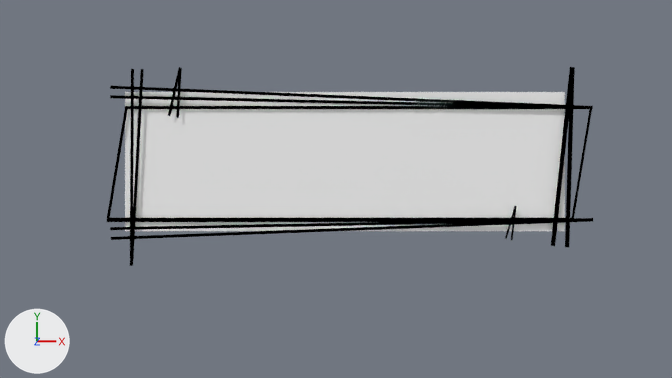
One commit to the Blender file resources/challenge_canvas.blend: the scene before it, then after it.
Before and after are seen from the file's camera 'Camera'. Lighting does not change. The marker at lower left points along +X, +Y and +Z.

The first picture shows 'Plane.002', 'Plane.003', 'canvas_frame', 'lower_canvas_sticks', 'lower_sm_stick', 'main_canvas', 'upper_canvas_sticks', 'upper_sm_sticks'.
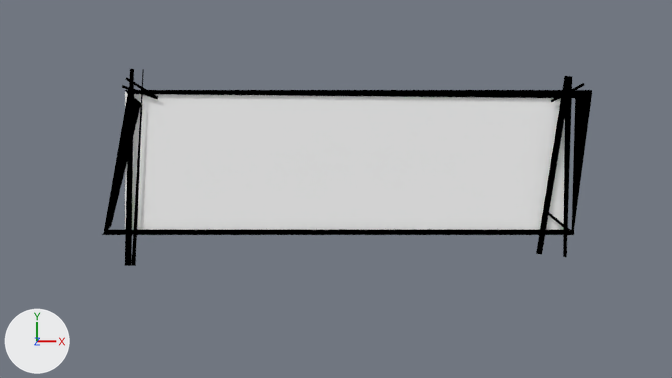
Changed parts and their boxes (x1, y1, x2, y2) in the pictures (672 x 378 px):
'main_canvas', reshaped (11% wider, 41% taller)
    before: (125, 92, 565, 231)
    after: (102, 69, 592, 266)
'canvas_frame', deleted (black)
    before: (107, 106, 592, 222)
'lower_canvas_sticks', deleted (black)
    before: (110, 218, 593, 240)
'upper_canvas_sticks', deleted (black)
    before: (110, 86, 593, 109)
'Plane.002', deleted (black)
    before: (551, 67, 575, 247)
'Plane.003', deleted (black)
    before: (130, 69, 144, 266)
'upper_sm_sticks', deleted
    before: (168, 67, 182, 118)
'lower_sm_stick', deleted
    before: (505, 206, 517, 240)
part 1 of me_plane, added (black)
    after: (102, 90, 592, 235)
part 2 of me_plane, added (black)
    after: (122, 69, 584, 266)

Patch to the scene script:
```diff
--- a/resources/challenge_canvas.blend.py
+++ b/resources/challenge_canvas.blend.py
@@ me_plane @@
 # used by ob_main_canvas; location = (0.31, -0.2, 0.0); scale = (5.41, 1.71, 1.71)
 # verts and faces of me_plane; kept vertices keep their numbers, new ones are numbered from 4
-me_plane.from_pydata(...)  # 4 vertices, 1 face; spans x -1.0..1.0, y -1.0..1.0, z 0.0
+me_plane.from_pydata(...)  # 57 vertices, 17 faces, 4 loose edges; spans x -1.1..1.12, y -1.49..1.32, z 0.0..0.07
+# me_plane part 1: a new loose piece of 16 vertices spanning x -1.1..1.12, y -1.05..1.02, z 0.04, in mat_blacksticks (black #000000)
+# me_plane part 2
+verts[4] = (-1.01, 1.06, 0.07)  # pixel (121, 87)
+verts[5] = (-0.85, 0.89, 0.07)  # pixel (157, 99)
+verts[6] = (1.05, -0.95, 0.07)
+verts[7] = (0.9, -0.72, 0.07)  # pixel (544, 211)
+verts[8] = (1.03, -1.06, 0.07)  # pixel (573, 235)
+for new, old in zip([*range(9, 14)], [*range(4, 9)]): verts[new] = verts[old] + (0.01, 0.03, 0.0)
+verts[14] = (-0.99, 1.17, 0.07)  # pixel (125, 79)
+verts[15] = (1.06, 1.19, 0.07)
+verts[16] = (0.93, 0.84, 0.07)  # pixel (551, 102)
+verts[17] = (1.08, 1.09, 0.07)  # pixel (584, 85)
+for new, old in zip([*range(18, 22)], [*range(14, 18)]): verts[new] = verts[old] + (0.0, 0.03, 0.0)
+verts[22] = (1.03, 1.21, 0.07)  # pixel (572, 76)
+verts[23] = (1.0, 1.22, 0.07)  # pixel (565, 75)
+verts[24] = (1.0, -1.37, 0.07)  # pixel (566, 257)
+verts[25] = (0.99, -1.36, 0.07)  # pixel (563, 256)
+verts[26] = (1.02, 1.21, 0.07)  # pixel (571, 76)
+verts[27] = (0.99, 1.22, 0.07)  # pixel (564, 75)
+verts[28] = (0.89, -1.33, 0.07)  # pixel (541, 254)
+verts[29] = (0.86, -1.31, 0.07)  # pixel (536, 253)
+verts[30] = (-0.85, 0.88, 0.07)  # pixel (157, 99)
+verts[31] = (-0.84, 0.92, 0.07)  # pixel (158, 96)
+verts[32] = (-1.0, -1.49, 0.07)  # pixel (124, 265)
+verts[33] = (-0.96, -1.49, 0.07)  # pixel (131, 265)
+verts[34] = (-0.97, 1.32, 0.07)  # pixel (129, 68)
+verts[35] = (-0.95, 1.32, 0.07)  # pixel (133, 68)
+verts[36] = (-0.95, -1.49, 0.07)  # pixel (135, 265)
+verts[37] = (-0.91, 1.32, 0.07)  # pixel (142, 69)
+verts[38] = (-0.91, 1.31, 0.07)  # pixel (143, 69)
+verts[39] = (0.93, 0.88, 0.07)  # pixel (550, 100)
+verts[40] = (0.91, -0.68, 0.07)  # pixel (546, 209)
+edges += [(6, 11), (11, 40), (15, 19), (19, 39)]
+faces += [(22, 23, 25, 24), (26, 27, 29, 28), (4, 30, 31, 9), (5, 10, 18, 14), (32, 33, 35, 34), (33, 36, 38, 37)]  # mat_blacksticks (black #000000)
+faces += [(16, 17, 21, 20), (7, 8, 13, 12)]  # mat_blacksticks (black #000000)
 me_plane.materials.append(mat_paper_canvas)
+me_plane.materials.append(mat_blacksticks)  # black #000000
@@ ob_canvas_frame @@
-ob_canvas_frame = bpy.data.objects.new('canvas_frame', me_plane_010)
@@ ob_plane_002 @@
-ob_plane_002 = bpy.data.objects.new('Plane.002', me_plane_007)
@@ ob_lower_canvas_sticks @@
-ob_lower_canvas_sticks = bpy.data.objects.new('lower_canvas_sticks', me_plane_001)
@@ ob_lower_sm_stick @@
-ob_lower_sm_stick = bpy.data.objects.new('lower_sm_stick', me_plane_009)
@@ ob_upper_sm_sticks @@
-ob_upper_sm_sticks = bpy.data.objects.new('upper_sm_sticks', me_plane_009)
@@ ob_plane_003 @@
-ob_plane_003 = bpy.data.objects.new('Plane.003', me_plane_007)
@@ ob_upper_canvas_sticks @@
-ob_upper_canvas_sticks = bpy.data.objects.new('upper_canvas_sticks', me_plane_001)
```
